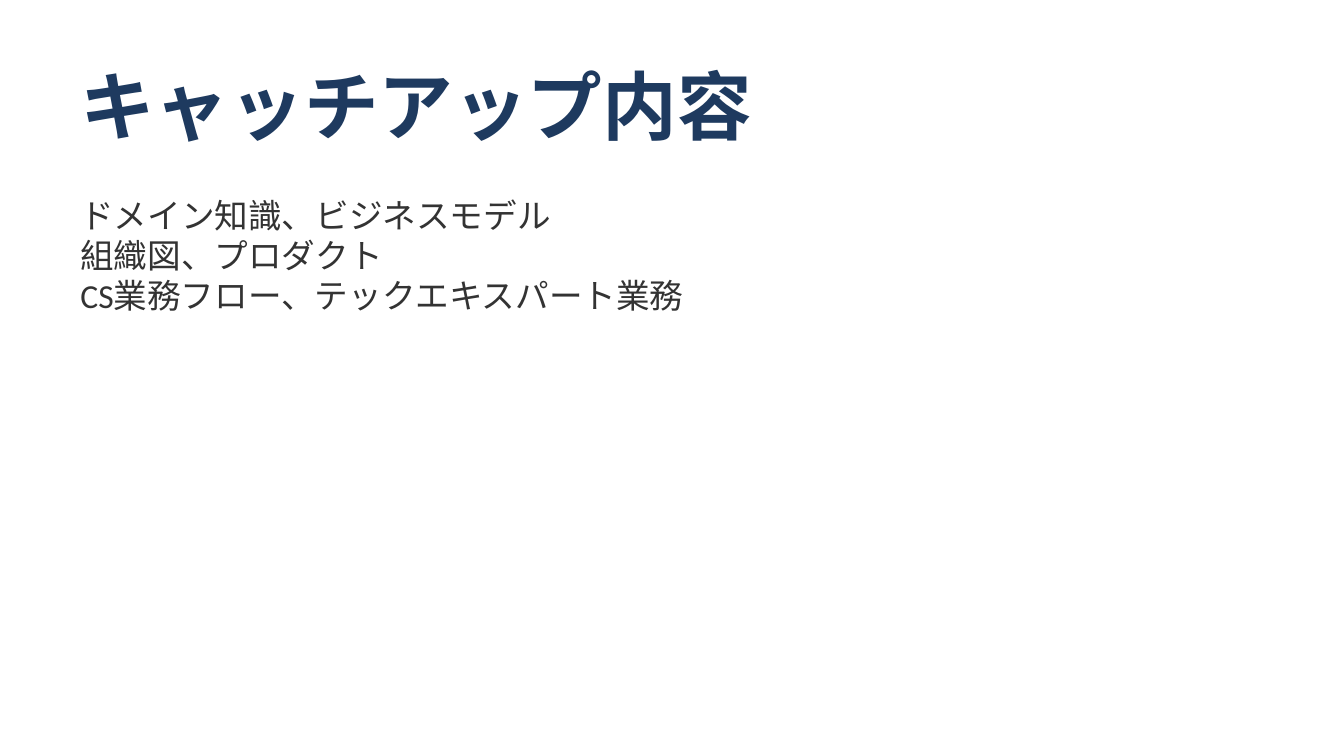
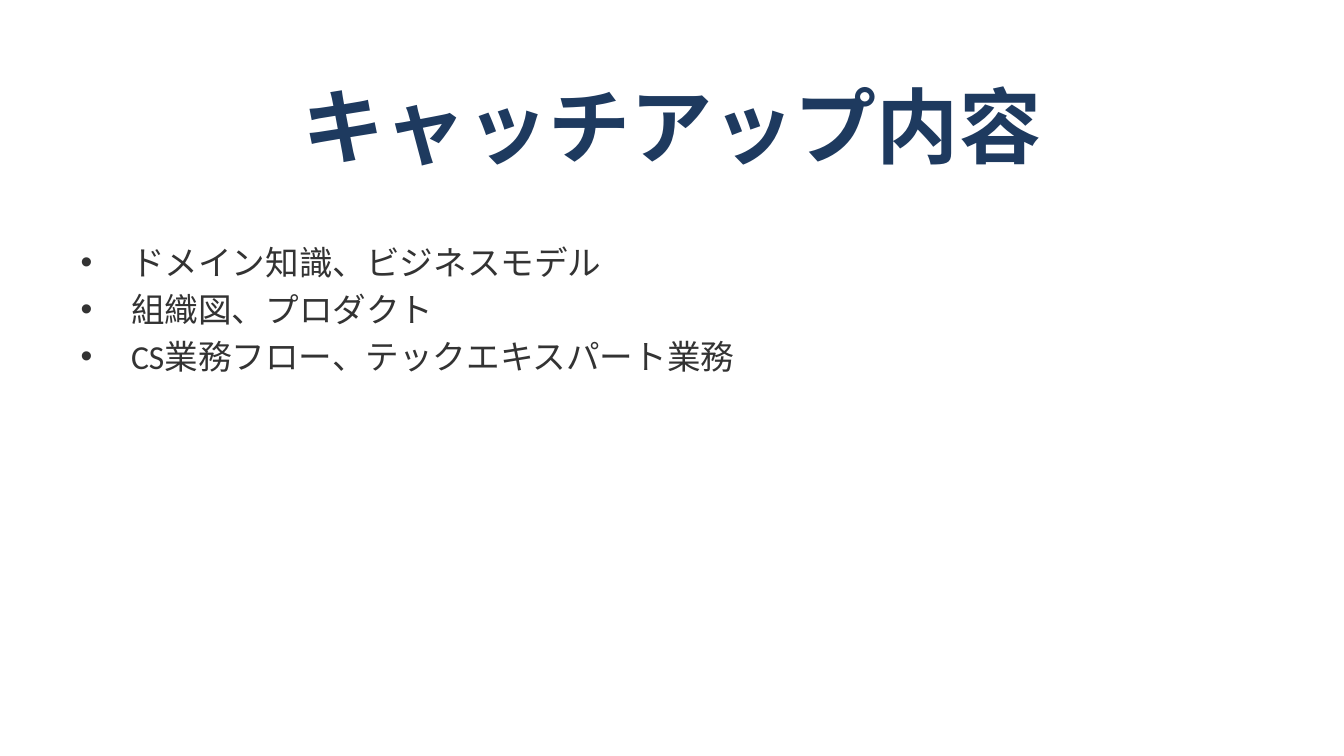
Before and after one commit to shoichitsuno-collab/MySpace_Shoichi-Tsuno, a slide deck: slide 9 of 匠技研工業プロジェクト_オンボーディング計画.pptx. Drawn at 1344x756 pixels with LibreOffice and Linux fonts; fonts in the diff are those of the drawing. Boxes give left, top, right and bottom in pixels: in the first picture for what was removed or moved away, otherwise in the second. Text is boxed around its words. In the diff, an @@ line names an element or a change of style, - is before the commit and + after.

```diff
--- a/匠技研工業プロジェクト_オンボーディング計画.pptx
+++ b/匠技研工業プロジェクト_オンボーディング計画.pptx
@@ title "キャッチアップ内容" moved from (x1=80, y1=70, x2=751, y2=142) to (x1=302, y1=86, x2=1041, y2=166) @@
@@ title "キャッチアップ内容" at (x1=302, y1=86, x2=1041, y2=166): size 40 to 44 pt; alignment left to centre; vertical alignment top to middle @@
@@ text at (x1=131, y1=246, x2=734, y2=372): text changed @@
-ドメイン知識、ビジネスモデル
-組織図、プロダクト
-CS業務フロー、テックエキスパート業務
+• ドメイン知識、ビジネスモデル
+• 組織図、プロダクト
+• CS業務フロー、テックエキスパート業務
```
Also in this commit, not shown: 13 other slides changed.
